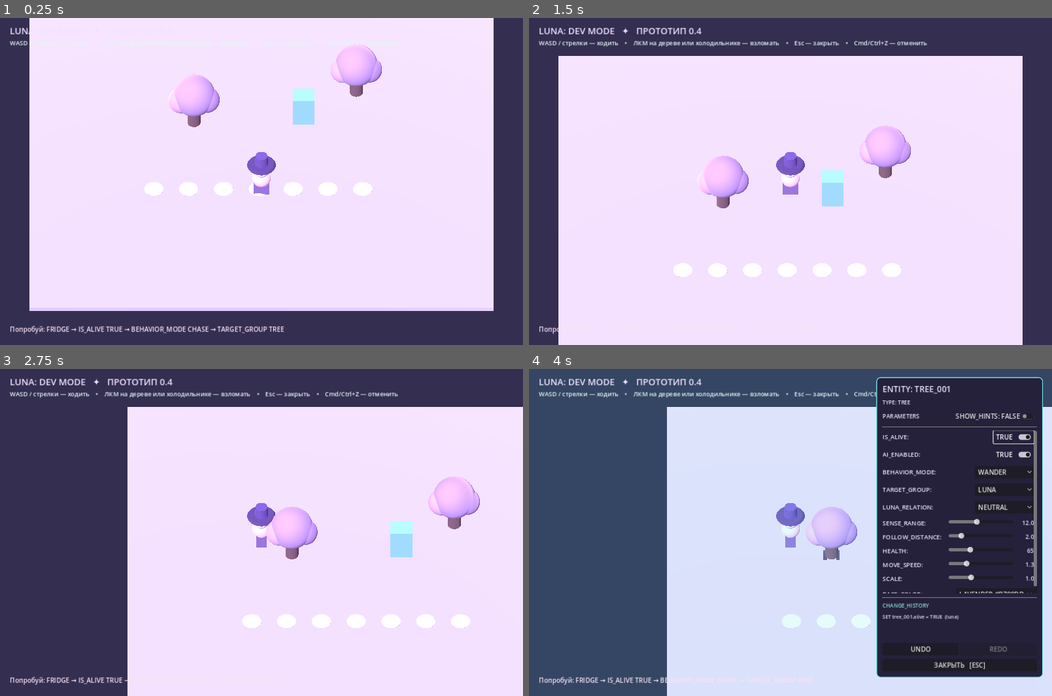
Above: before the commit, frames 1-4 (two rows, left to right).
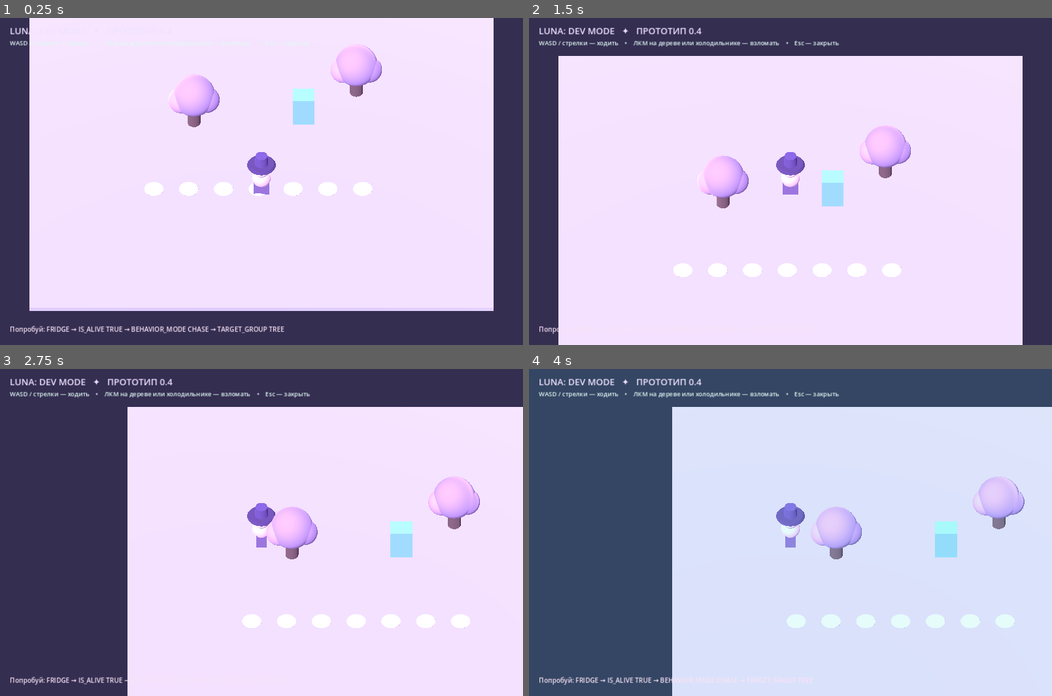
Above: after the commit, the same moments.

Repository: 0ri-space-cat/luna-dev-mode
Game: Godot game, scene res://scenes/main.tscn
Same seed, same stepped clock (60 frames per second), same inputs: the game is played once before the commit and once after it.
Inputs (mouse positions are in pixels of both pictures, inside the frame that each line leads up to):
- Up to frame 1 (0.25 s): no input
- Up to frame 2 (1.5 s): tap Enter at 0.5 s; move the mouse to (764, 246) at 0.52 s; hold W (move_forward) 0.53-1.25 s; tap Z at 0.6 s; click (764, 246) at 0.67 s; tap Y at 0.8 s; drag from (947, 230) to (764, 246) at 1.27 s
- Up to frame 3 (2.75 s): tap Space at 2 s; move the mouse to (104, 483) at 2.02 s; hold A (move_left) from 2.03 s (still down); tap Z at 2.1 s; tap Y at 2.3 s
- Up to frame 4 (4 s): release A (move_left) at 2.75 s; drag from (816, 532) to (633, 483) at 2.77 s; click (1015, 437) at 3.5 s, where only the run before the commit has a clickable "FALSE"

The runs differ from the first frame. In frame 1, less than 0.1% of the frame differs, in the area x 68-69%, y 8-9%; in frame 2, 0.1%; in frame 3, 0.1%; in frame 4, 31%, in the area x 26-99%, y 2-100%.
Error after the commit: Parse Error: Function "_refresh_history()" not found in base self. (res://scripts/hack_editor.gd:79)

Commit message:
ui: simplify hack inspector and rewrite hints in Luna's voice

Diff:
--- a/scripts/core/parameter_registry.gd
+++ b/scripts/core/parameter_registry.gd
@@ -18,54 +18,54 @@
 func _init() -> void:
 	register_parameter({
 		"id": "alive", "label": "IS_ALIVE", "kind": "bool", "default": false,
-		"hint": "Объект живой. При включённом AI_ENABLED действует самостоятельно."
+		"hint": "Оживляет объект. Или делает неживым, тут как повезёт."
 	})
 	register_parameter({
 		"id": "ai_enabled", "label": "AI_ENABLED", "kind": "bool", "default": true,
-		"hint": "Разрешает самостоятельное поведение живого объекта."
+		"hint": "Пусть сам решает, куда ему идти."
 	})
 	register_parameter({
 		"id": "behavior_mode", "label": "BEHAVIOR_MODE", "kind": "enum", "default": "WANDER",
 		"choices": [{"name":"WANDER","value":"WANDER"},{"name":"IDLE","value":"IDLE"},{"name":"FOLLOW","value":"FOLLOW"},{"name":"CHASE","value":"CHASE"},{"name":"FLEE","value":"FLEE"},{"name":"AUTO","value":"AUTO"}],
-		"hint": "WANDER — бродить; FOLLOW — идти за целью; CHASE — преследовать; FLEE — убегать; AUTO — по отношению к Луне."
+		"hint": "Гулять, догонять, убегать. Выбирай настроение."
 	})
 	register_parameter({
 		"id": "target_group", "label": "TARGET_GROUP", "kind": "enum", "default": "LUNA",
 		"choices": [{"name":"LUNA","value":"LUNA"},{"name":"ANY","value":"ANY"},{"name":"TREE","value":"TREE"},{"name":"FRIDGE","value":"FRIDGE"}],
-		"hint": "Кого искать для следования, преследования или побега."
+		"hint": "За кем носиться? Или от кого."
 	})
 	register_parameter({
 		"id": "luna_relation", "label": "LUNA_RELATION", "kind": "enum", "default": "NEUTRAL",
 		"choices": [{"name":"NEUTRAL","value":"NEUTRAL"},{"name":"FRIEND","value":"FRIEND"},{"name":"HOSTILE","value":"HOSTILE"},{"name":"AFRAID","value":"AFRAID"}],
-		"hint": "Отношение к Луне, определяет поведение в режиме AUTO."
+		"hint": "Любит меня, боится или хочет прибить."
 	})
 	register_parameter({
 		"id": "sense_range", "label": "SENSE_RANGE", "kind": "float", "min": 2.0, "max": 25.0, "step": 0.5, "default": 12.0,
-		"hint": "Радиус, в котором существо замечает цель."
+		"hint": "Как далеко видит. Не проверяй на мне."
 	})
 	register_parameter({
 		"id": "follow_distance", "label": "FOLLOW_DISTANCE", "kind": "float", "min": 1.0, "max": 7.0, "step": 0.2, "default": 2.0,
-		"hint": "Расстояние, на котором спутник остановится рядом с целью."
+		"hint": "Личное пространство. Уважаем."
 	})
 	register_parameter({
 		"id": "health", "label": "HEALTH", "kind": "int",
 		"min": 1.0, "max": 200.0, "step": 1.0, "default": 100,
-		"hint": "Запас здоровья объекта."
+		"hint": "Сколько ещё протянет."
 	})
 	register_parameter({
 		"id": "speed", "label": "MOVE_SPEED", "kind": "float",
 		"min": 0.0, "max": 5.0, "step": 0.1, "default": 2.0,
-		"hint": "Скорость самостоятельного передвижения."
+		"hint": "Быстрее. Ещё быстрее. Ой."
 	})
 	register_parameter({
 		"id": "size", "label": "SCALE", "kind": "float",
 		"min": 0.5, "max": 2.0, "step": 0.1, "default": 1.0,
-		"hint": "Размер объекта относительно исходного."
+		"hint": "Большой, маленький. Вопрос вкуса."
 	})
 	register_parameter({
 		"id": "color", "label": "BASE_COLOR", "kind": "color",
 		"default": Color("b790dd"), "choices": PALETTE,
-		"hint": "Основной цвет объекта."
+		"hint": "Перекрасить? Запросто."
 	})
 
 
--- a/scripts/hack_editor.gd
+++ b/scripts/hack_editor.gd
@@ -18,16 +18,12 @@
 var type_label: Label
 var hints_toggle: CheckButton
 var fields_container: VBoxContainer
-var undo_button: Button
-var redo_button: Button
-var history_label: Label
 
 
 func configure(parameter_registry, command_processor) -> void:
 	registry = parameter_registry
 	commands = command_processor
 	commands.history_changed.connect(_on_history_changed)
-	_refresh_history()
 
 
 func _ready() -> void:
@@ -74,26 +70,6 @@
 	fields_container.add_theme_constant_override("separation", 12)
 	scroll.add_child(fields_container)
 
-	layout.add_child(HSeparator.new())
-	var history_title := _label(layout, "CHANGE_HISTORY", 13)
-	history_title.add_theme_color_override("font_color", Color("87dadb"))
-	history_label = _label(layout, "EMPTY", 12)
-	history_label.autowrap_mode = TextServer.AUTOWRAP_WORD_SMART
-	history_label.custom_minimum_size.y = 65
-
-	var buttons := HBoxContainer.new()
-	layout.add_child(buttons)
-	undo_button = Button.new()
-	undo_button.text = "UNDO"
-	undo_button.size_flags_horizontal = Control.SIZE_EXPAND_FILL
-	undo_button.pressed.connect(_on_undo_pressed)
-	buttons.add_child(undo_button)
-	redo_button = Button.new()
-	redo_button.text = "REDO"
-	redo_button.size_flags_horizontal = Control.SIZE_EXPAND_FILL
-	redo_button.pressed.connect(_on_redo_pressed)
-	buttons.add_child(redo_button)
-
 	var close_button := Button.new()
 	close_button.text = "ЗАКРЫТЬ   [ESC]"
 	close_button.pressed.connect(func() -> void: closed.emit())
@@ -110,7 +86,6 @@
 	_active_gestures.clear()
 	_build_fields()
 	_sync_fields_from_target()
-	_refresh_history()
 	visible = true
 
 
@@ -219,15 +194,6 @@
 	if event.keycode == KEY_ESCAPE:
 		get_viewport().set_input_as_handled()
 		closed.emit()
-	elif (event.meta_pressed or event.ctrl_pressed) and event.keycode == KEY_Z:
-		get_viewport().set_input_as_handled()
-		if event.shift_pressed:
-			_on_redo_pressed()
-		else:
-			_on_undo_pressed()
-	elif (event.meta_pressed or event.ctrl_pressed) and event.keycode == KEY_Y:
-		get_viewport().set_input_as_handled()
-		_on_redo_pressed()
 
 
 func _label(parent: Node, content: String, font_size: int) -> Label:
@@ -282,45 +248,7 @@
 		_sync_fields_from_target()
 
 
-func _on_undo_pressed() -> void:
-	if commands != null:
-		commands.undo()
-
-
-func _on_redo_pressed() -> void:
-	if commands != null:
-		commands.redo()
-
-
 func _on_history_changed() -> void:
+	# Commands still have an internal audit; the player-facing inspector stays compact.
 	if visible:
 		_sync_fields_from_target()
-	_refresh_history()
-
-
-func _refresh_history() -> void:
-	if commands == null or history_label == null:
-		return
-	undo_button.disabled = not commands.can_undo()
-	redo_button.disabled = not commands.can_redo()
-	var lines := PackedStringArray()
-	for entry in commands.get_recent_audit(3):
-		lines.append("%s %s.%s = %s  (%s)" % [
-			entry["action"],
-			entry["entity_id"],
-			entry["parameter_id"],
-			_display_value(entry["after"]),
-			entry["initiator_id"]
-		])
-	history_label.text = "\n".join(lines) if lines.size() > 0 else "EMPTY"
-
-
-func _display_value(value: Variant) -> String:
-	match typeof(value):
-		TYPE_BOOL:
-			return "TRUE" if bool(value) else "FALSE"
-		TYPE_COLOR:
-			return "#%s" % (value as Color).to_html(false).to_upper()
-		TYPE_FLOAT:
-			return "%.1f" % float(value)
-	return str(value)
--- a/scripts/main.gd
+++ b/scripts/main.gd
@@ -230,7 +230,7 @@
 	layer.add_child(header)
 
 	var instructions := Label.new()
-	instructions.text = "WASD / стрелки — ходить    •    ЛКМ на дереве или холодильнике — взломать    •    Esc — закрыть    •    Cmd/Ctrl+Z — отменить"
+	instructions.text = "WASD / стрелки — ходить    •    ЛКМ на дереве или холодильнике — взломать    •    Esc — закрыть"
 	instructions.position = Vector2(24, 50)
 	instructions.add_theme_font_size_override("font_size", 15)
 	instructions.add_theme_color_override("font_color", Color("e0f7f4"))
